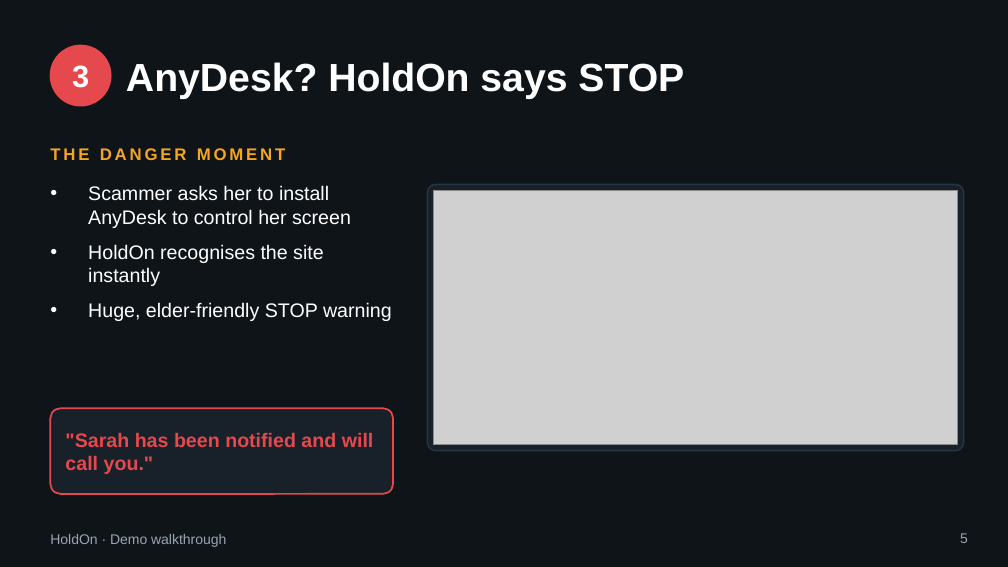
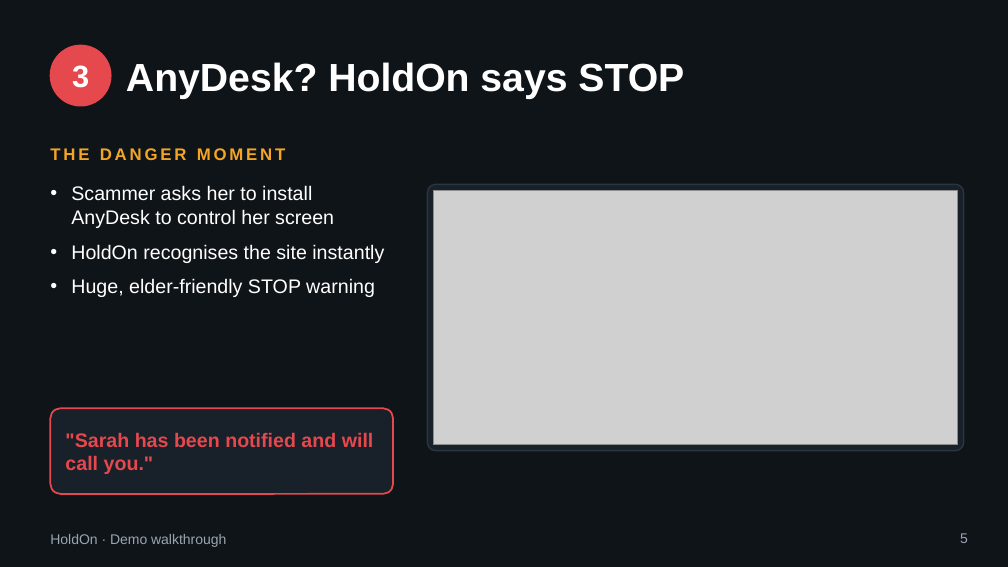
Before and after one commit to nidhishrajan/holdon, a slide deck: slide 5 of pitch/HoldOn-demo-walkthrough.pptx. Drawn at 1008x567 pixels with LibreOffice and Linux fonts; fonts in the diff are those of the drawing; grey boxes stand for pictures. Boxes give left, top, right and bottom in pixels: in the first picture for what was removed or moved away, otherwise in the second. Text is boxed around its words. In the diff, an @@ line names an element or a change of style, - is before the commit and + after.

```diff
--- a/pitch/HoldOn-demo-walkthrough.pptx
+++ b/pitch/HoldOn-demo-walkthrough.pptx
@@ text "Scammer asks her to install ..." at box(71, 185, 384, 297): indent changed @@
```
Also in this commit, not shown: 8 other slides changed, 2 other files.
